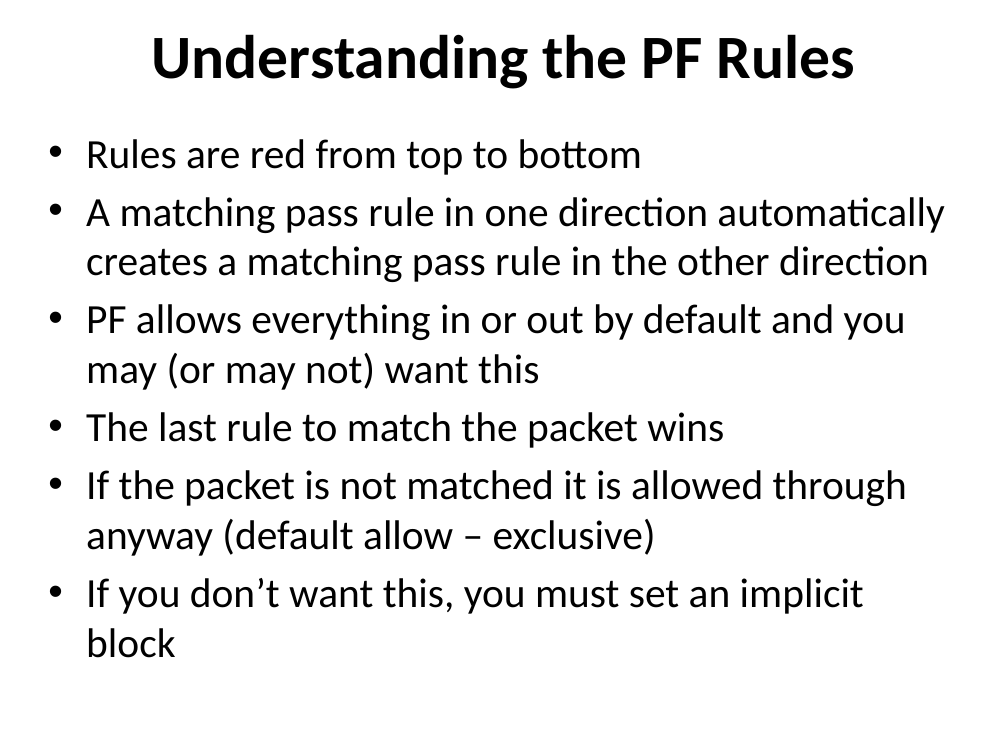
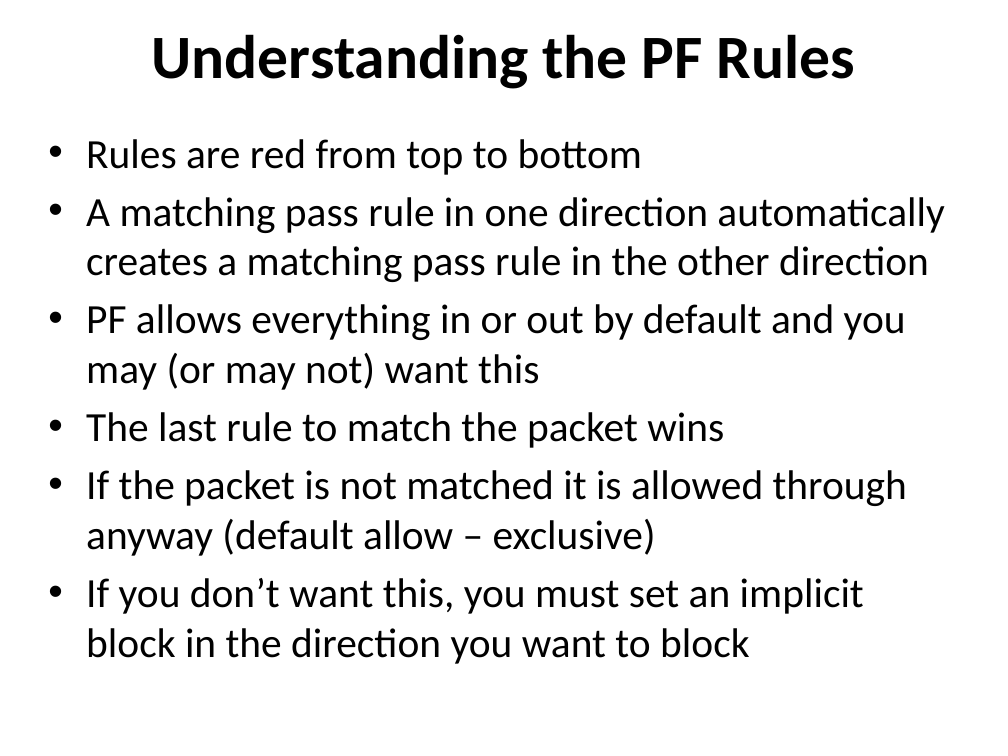
Before and after one commit to afnog/sse, a slide deck: slide 19 of firewalls/Firewalling in FreeBSD-v1.pptx (slide 24 before the commit). Drawn at 1008x756 pixels with LibreOffice and Linux fonts; fonts in the diff are those of the drawing. Boxes give left, top, right and bottom in pixels: in the first picture for what was removed or moved away, otherwise in the second. Text is boxed around its words. In the diff, an @@ line names an element or a change of style, - is before the commit and + after.

```diff
--- a/firewalls/Firewalling in FreeBSD-v1.pptx
+++ b/firewalls/Firewalling in FreeBSD-v1.pptx
@@ text at box(86, 578, 864, 664): text changed @@
-• If you don’t want this, you must set an implicit block
+• If you don’t want this, you must set an implicit block in the direction you want to block
```
Also in this commit, not shown: 4 other slides changed, 1 slide added.
